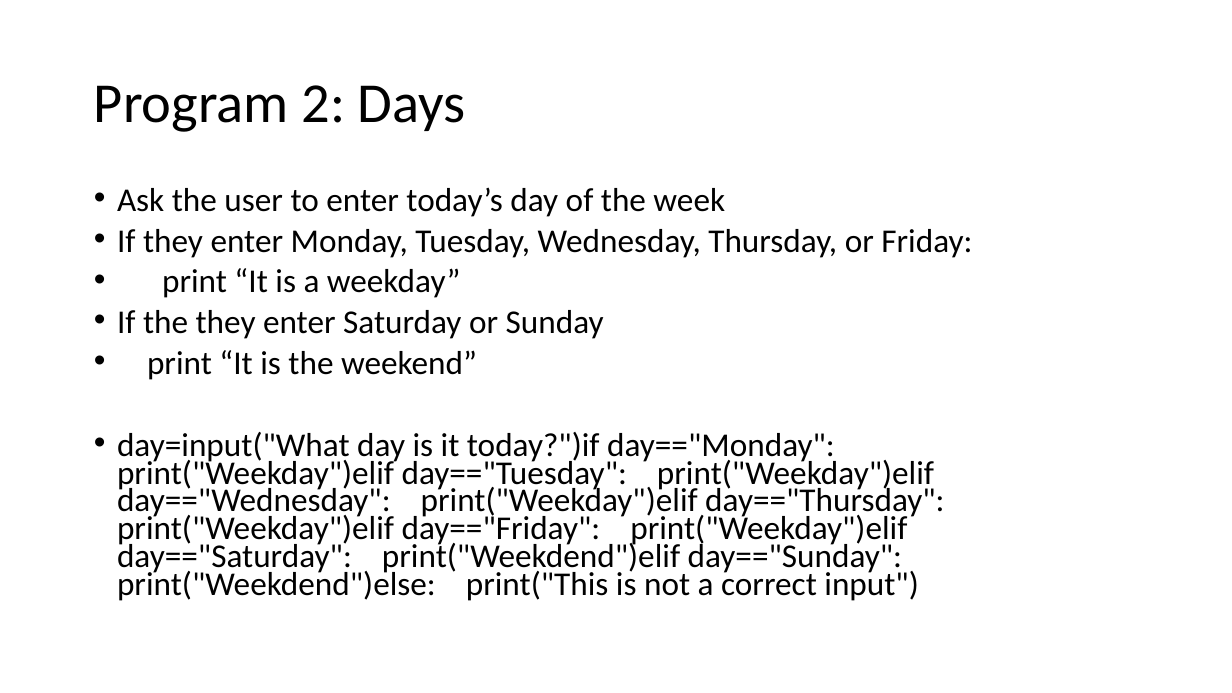
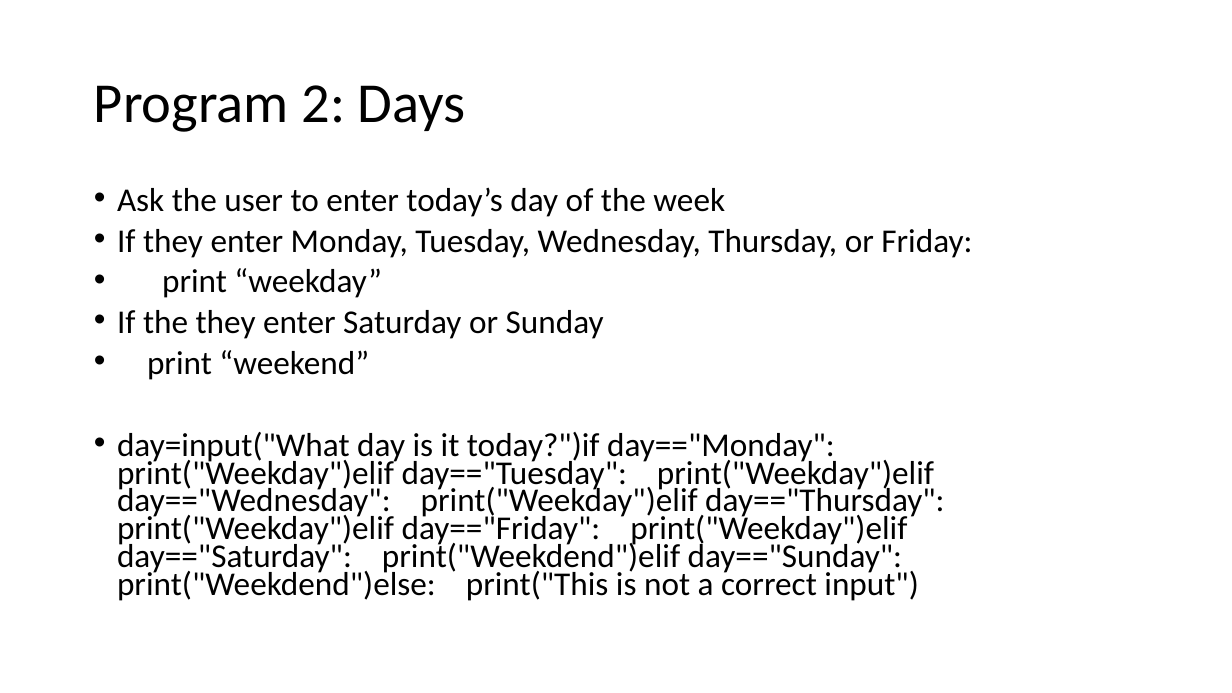
Before and after one commit to IlyaBaburashvili/RBH-Coding-Class-Summer-2021, a slide deck: slide 19 of Presentation 3.pptx. Drawn at 1232x693 pixels with LibreOffice and Linux fonts; fonts in the diff are those of the drawing. Boxes give left, top, right and bottom in pixels: in the first picture for what was removed or moved away, otherwise in the second. Text is boxed around its words. In the diff, an @@ line names an element or a change of style, - is before the commit and + after.

```diff
--- a/Presentation 3.pptx
+++ b/Presentation 3.pptx
@@ text at [162,268,381,298]: text changed @@
-• print “It is a weekday”
+• print “weekday”
@@ text at [147,350,369,380]: text changed @@
-• print “It is the weekend”
+• print “weekend”
```
